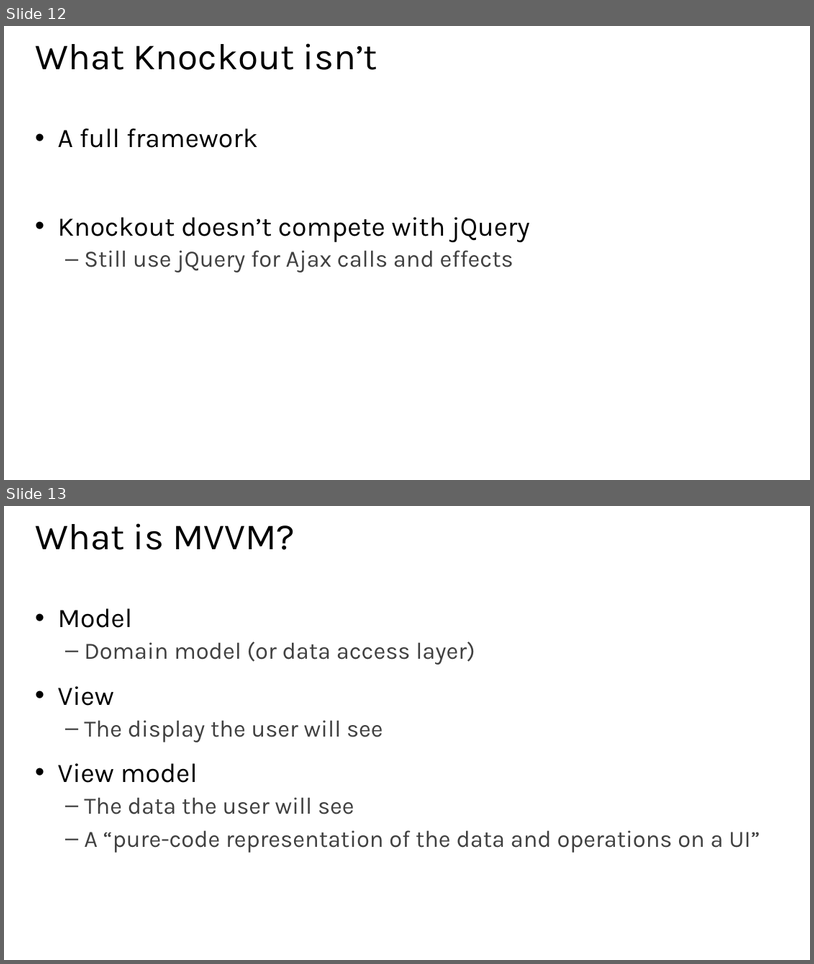
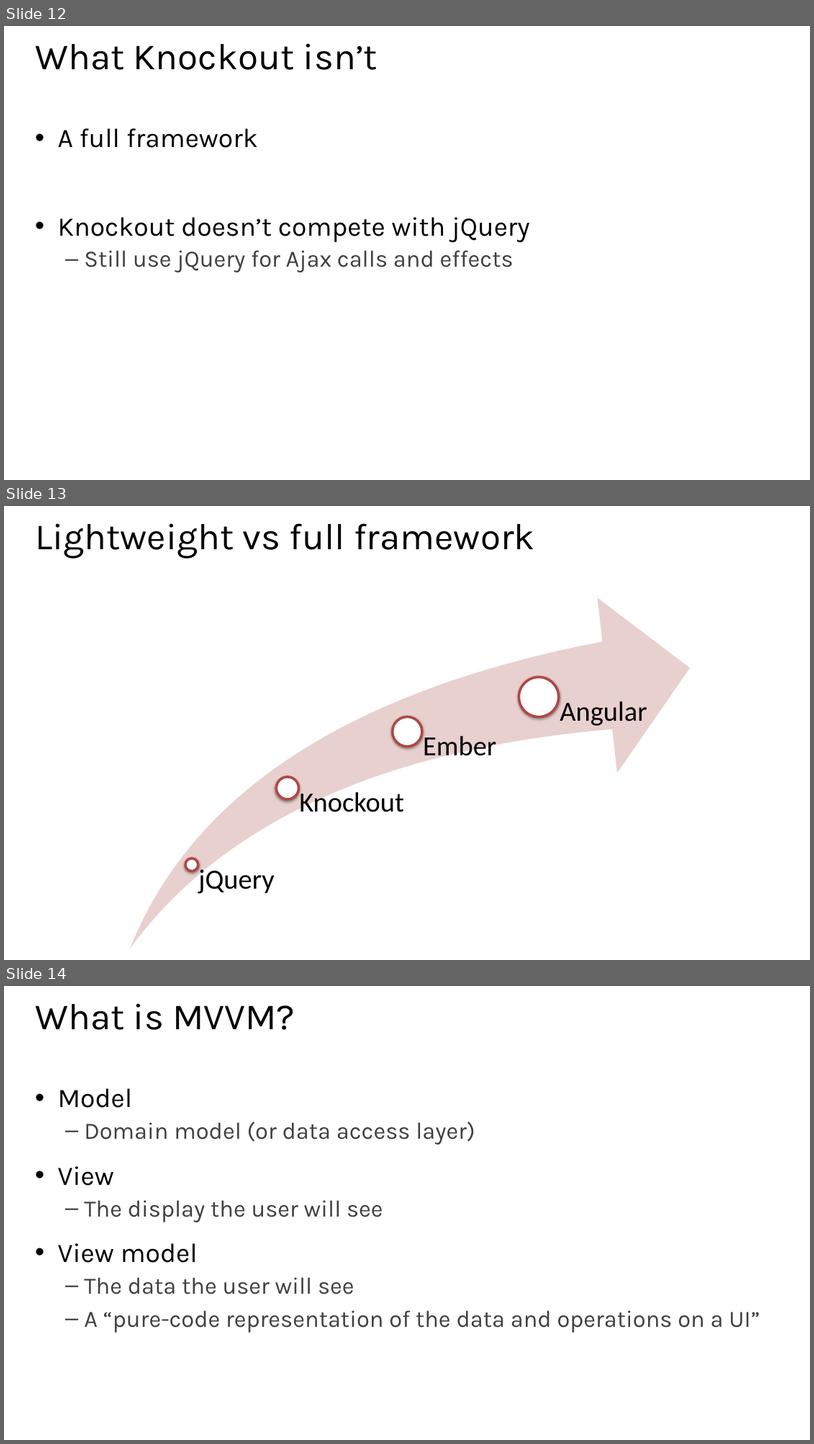
Before and after one commit to jongalloway/Knockout-MVA, a slide deck: Slides/1 - Introducing Knockout.pptx. Shown one above the other, each under a label of ours: slides 12 and 13 before the commit, slides 12, 13 and 14 after it. The pictures are 814x964 and 814x1444 pixels, drawn with LibreOffice and Linux fonts; fonts in the diff are those of the drawing. Boxes give left, top, right and bottom in pixels: in the first picture for what was removed or moved away, otherwise in the second. Text is boxed around its words. In the diff, an @@ line names an element or a change of style, - is before the commit and + after.

```diff
--- a/Slides/1 - Introducing Knockout.pptx
+++ b/Slides/1 - Introducing Knockout.pptx
@@ slide 13 added at [4, 506, 810, 960], background #FFFFFF @@
@@ title added at [35, 523, 535, 558], 44 pt, text #000000 @@
+Lightweight vs full framework
@@ group added at [131, 598, 691, 948]: 4 ellipses, 4 texts, 1 swoosh arrow @@
+jQuery
+Knockout
+Ember
+Angular
@@ what was slide 13 is now slide 14 @@
```
Also in this commit, not shown: 1 slide changed, 3 other files.
